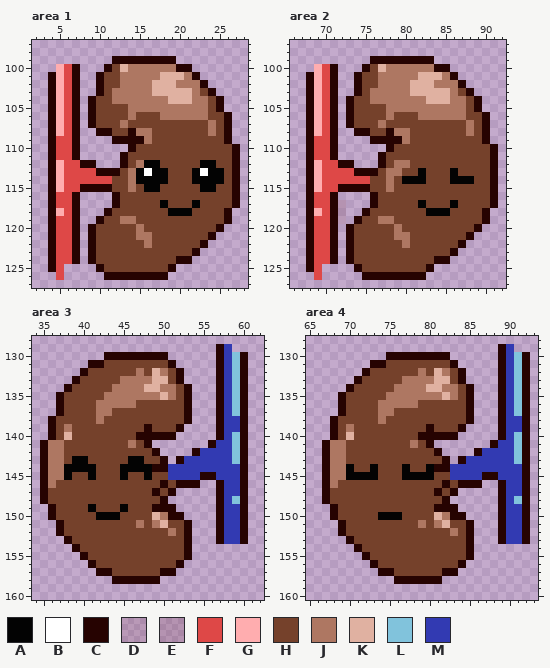
Two states of a pixel-art file, art/organs.aseprite. This is how it looked before the edit.
512x512 pixels, 1 frame. Pixels under 10% opacity are left out. Colours within 5 levels of each other are drawn and written as one. Shown: area 1: x 2..28, y 97..127; area 2: x 66..92, y 97..127; area 3: x 34..62, y 128..160; area 4: x 65..93, y 128..160. The commit also changed other parts of the picture, which this record leaves out.
Palette (. is transparent): A #030303  B #ffffff  C #260301  D #5500001a  E #55000022  F #de4847  G #ffadaf  H #75412b  J #ae7762  K #e0b1a1  L #81c3dc  M #323ab2
The same view after the edit:
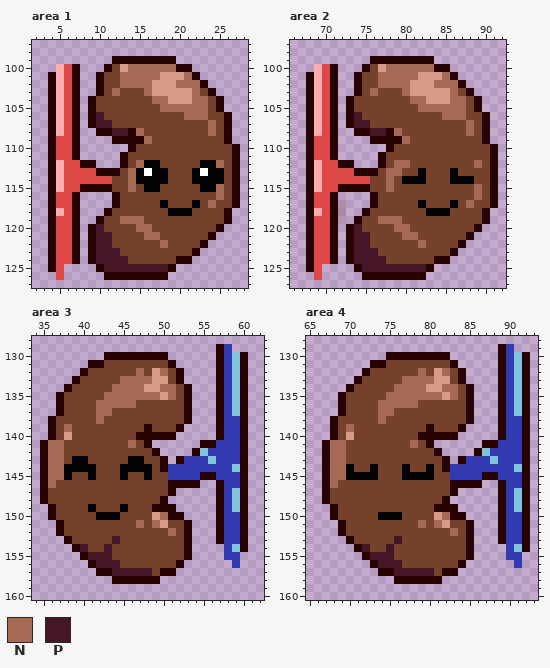
Colours new in this view: N #a66a54  P #451625
Diff:
colour D: #5500001a -> #55000022
colour E: #55000022 -> #5500002c
colour K: #e0b1a1 -> #d79c88
Area 1, layer "Flattened":
y 100: x 14..19 JJJJJJ -> NNNNNN
y 101: x 13..17 JJJJJ -> NNNNN; x 21 J -> N
y 102: x 13..16 JJJJ -> NNNN; x 20..22 JJJ -> NNN
y 103: x 12..16 JJJJJ -> NHHHN; x 22 J -> N
y 104: x 12..18 JJJJJJJ -> HHHHHNN; x 22..23 JJ -> NN
y 105: x 14..23 JJJJJJJJJJ -> HHHHNNNNNN
y 106: x 10 H -> P; x 14 J -> H; x 18..23 JJJJJJ -> HHHNNN
y 107: x 10..11 HH -> PP; x 13 J -> H; x 24 J -> N
y 108: x 12..13 HH -> PP; x 15..16 JJ -> NH; x 24 J -> N
y 109: x 16 J -> N
y 112: x 15 J -> N; x 25 H -> N
y 113..114: x 14 J -> N
y 115: x 14 J -> N; x 25 H -> N
y 116: x 25 H -> N
y 117: x 24 H -> N
y 119: x 13..15 JJH -> NNN
y 120: x 10 H -> P; x 15..16 JH -> NN
y 121: x 10..11 HH -> PP; x 15..17 JJH -> HNN
y 122: x 10..11 HH -> PP; x 16 J -> H; x 18 H -> N
y 123: x 10..12 HHH -> PPP
y 124: x 10..13 HHHH -> PPPP
y 125: x 11..18 HHHHHHHH -> PPPPPPPP
Area 2, layer "Flattened":
y 100: x 78..83 JJJJJJ -> NNNNNN
y 101: x 77..81 JJJJJ -> NNNNN; x 85 J -> N
y 102: x 77..80 JJJJ -> NNNN; x 84..86 JJJ -> NNN
y 103: x 76..80 JJJJJ -> NHHHN; x 86 J -> N
y 104: x 76..82 JJJJJJJ -> HHHHHNN; x 86..87 JJ -> NN
y 105: x 78..87 JJJJJJJJJJ -> HHHHNNNNNN
y 106: x 74 H -> P; x 78 J -> H; x 82..87 JJJJJJ -> HHHNNN
y 107: x 74..75 HH -> PP; x 77 J -> H; x 88 J -> N
y 108: x 76..77 HH -> PP; x 79..80 JJ -> NH; x 88 J -> N
y 109: x 80 J -> N
y 112: x 79..80 JJ -> NN; x 89 H -> N
y 113: x 78..79 JJ -> NN
y 114: x 78 J -> N
y 115: x 78 J -> N; x 89 H -> N
y 116: x 89 H -> N
y 117: x 88 H -> N
y 119: x 77..79 JJH -> NNN
y 120: x 74 H -> P; x 79..80 JH -> NN
y 121: x 74..75 HH -> PP; x 79..81 JJH -> HNN
y 122: x 74..75 HH -> PP; x 80 J -> H; x 82 H -> N
y 123: x 74..76 HHH -> PPP
y 124: x 74..77 HHHH -> PPPP
y 125: x 75..82 HHHHHHHH -> PPPPPPPP
Area 3, layer "Flattened":
y 132: x 47 J -> N; x 50 J -> N
y 133: x 45..48 JJJJ -> NNNN
y 134: x 44..47 JJJJ -> NNNN; x 50..51 JJ -> NN
y 135: x 43..49 JJJJJJJ -> NNNNNNN; x 51 J -> N
y 136: x 42..46 JJJJJ -> NNNNN
y 137: x 42..43 JJ -> NN
y 138: x 42 J -> N
y 139: x 38 J -> N
y 140: x 59 L -> M
y 141: x 36..37 JJ -> NN; x 46 J -> N; x 55 . -> C; x 59 L -> M
y 142: x 36..37 JJ -> NN; x 55 M -> L; x 59 L -> M
y 143: x 36..37 JJ -> NN; x 56 M -> L; x 59 L -> M
y 144: x 36..37 JJ -> NN; x 49 C -> H; x 59 M -> L
y 145: x 36..37 JJ -> NN
y 146: x 36 J -> N; x 50..51 CH -> HC
y 147: x 49 C -> H; x 59 M -> L
y 149: x 59 M -> L
y 150: x 50 J -> N
y 151: x 47 J -> N; x 49 J -> N
y 152: x 51 J -> N
y 153: x 44 H -> P
y 154: x 40 H -> P; x 43 H -> P; x 58..60 ... -> MLC
y 155: x 41..43 HHH -> PPP; x 58..59 .. -> MM
y 156: x 42..44 HHH -> PPP; x 59 . -> M
y 157: x 44..48 HHHHH -> PPPPP
Area 4, layer "Flattened":
y 132: x 79 J -> N; x 82 J -> N
y 133: x 77..80 JJJJ -> NNNN
y 134: x 76..79 JJJJ -> NNNN; x 82..83 JJ -> NN
y 135: x 75..81 JJJJJJJ -> NNNNNNN; x 83 J -> N
y 136: x 74..78 JJJJJ -> NNNNN
y 137: x 74..75 JJ -> NN
y 138: x 74 J -> N
y 139: x 70 J -> N
y 140: x 91 L -> M
y 141: x 68..69 JJ -> NN; x 78 J -> N; x 87 . -> C; x 91 L -> M
y 142: x 68..69 JJ -> NN; x 87 M -> L; x 91 L -> M
y 143: x 68..69 JJ -> NN; x 88 M -> L; x 91 L -> M
y 144: x 68..69 JJ -> NN; x 81 C -> H; x 91 M -> L
y 145: x 68..69 JJ -> NN
y 146: x 68 J -> N; x 82..83 CH -> HC
y 147: x 81 C -> H; x 91 M -> L
y 149: x 91 M -> L
y 150: x 82 J -> N
y 151: x 79 J -> N; x 81 J -> N
y 152: x 83 J -> N
y 153: x 76 H -> P
y 154: x 72 H -> P; x 75 H -> P; x 90..92 ... -> MLC
y 155: x 73..75 HHH -> PPP; x 90..91 .. -> MM
y 156: x 74..76 HHH -> PPP; x 91 . -> M
y 157: x 76..80 HHHHH -> PPPPP
Where, in picture pixels (left, top, right, bottom), the same in both pictures:
changed: (96, 64, 224, 272)
changed: (338, 64, 482, 272)
changed: (48, 368, 176, 576)
changed: (200, 432, 248, 568)
changed: (362, 368, 530, 576)
changed: (330, 424, 354, 488)
